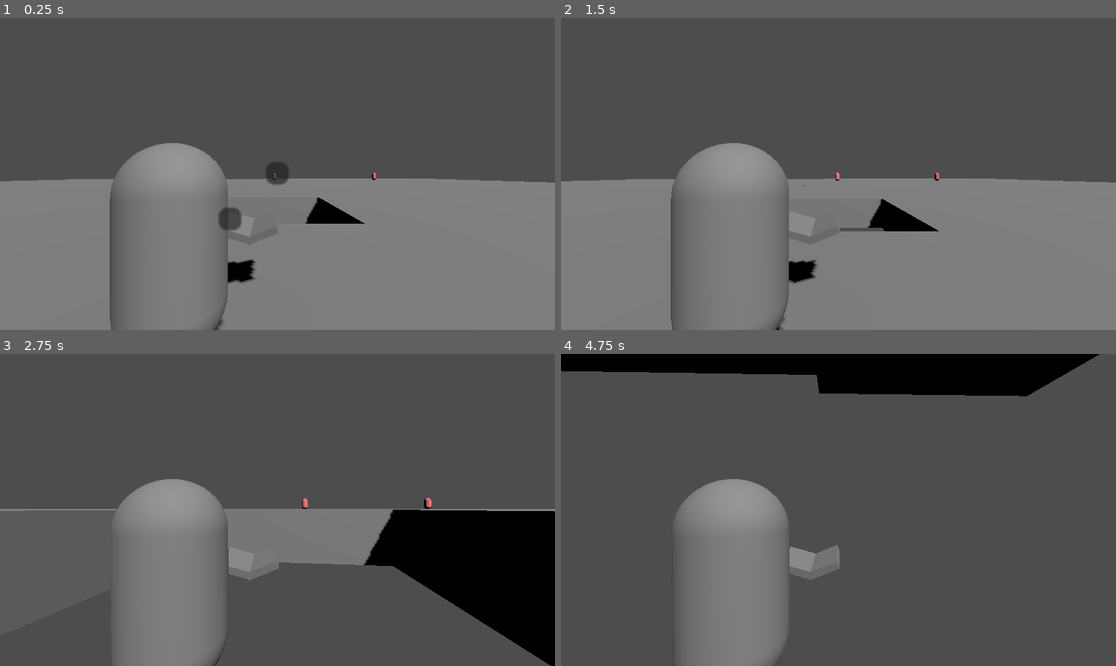
Above: before the commit, frames 1-4 (two rows, left to right).
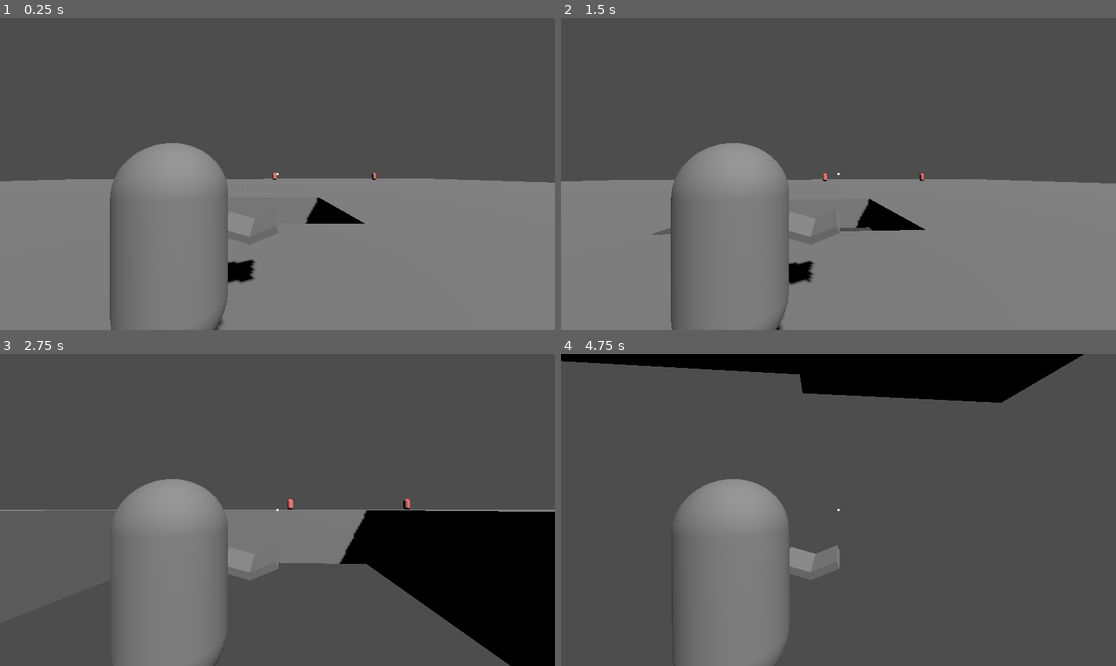
Above: after the commit, the same moments.

Repository: Tuocs/Project-Magic
Game: Godot game, scene res://Scenes/manual_cast_main.tscn
Same seed, same stepped clock (60 frames per second), same inputs: the game is played once before the commit and once after it. This scene is started directly instead of the project's main scene.
Inputs (mouse positions are in pixels of both pictures, inside the frame that each line leads up to):
- Up to frame 1 (0.25 s): no input
- Up to frame 2 (1.5 s): click (838, 174) at 0.52 s; tap Enter at 1.25 s; move the mouse to (866, 174) at 1.27 s; hold W (move_forward) from 1.28 s (still down); tap Alt (edit_magic) at 1.35 s
- Up to frame 3 (2.75 s): keep holding W (move_forward); tap Space (jump) at 1.52, 2.27 s; move the mouse to (249, 510) at 2.02 s; tap 2 (magic_aura) at 2.1 s
- Up to frame 4 (4.75 s): keep holding W (move_forward); move the mouse to (849, 503) at 2.77 s; tap 4 (magic_blast) at 2.85 s; move the mouse to (832, 516) at 3.52 s; click (832, 516) at 3.6 s; tap Space (jump) at 3.77, 4.52 s; move the mouse to (877, 513) at 4.27 s; tap 1 (magic_projectile) at 4.35 s

The runs differ from the first frame. In frame 1, 0.5% of the frame differs, in the area x 39-52%, y 46-69%; in frame 2, 0.9%; in frame 3, 3.1%, in the area x 0-100%, y 45-100%; in frame 4, 1.7%.

Commit message:
crosshair and visual fix

Diff:
--- a/Prefabs/manual_cast_ui.tscn
+++ b/Prefabs/manual_cast_ui.tscn
@@ -16,7 +16,23 @@
 edit_overlay = NodePath("Edit Overlay")
 crystals = [NodePath("Edit Overlay/Crystal")]
 
+[node name="ColorRect" type="ColorRect" parent="."]
+layout_mode = 1
+anchors_preset = 8
+anchor_left = 0.5
+anchor_top = 0.5
+anchor_right = 0.5
+anchor_bottom = 0.5
+offset_left = -2.0
+offset_top = -2.0
+offset_right = 2.0
+offset_bottom = 2.0
+grow_horizontal = 2
+grow_vertical = 2
+mouse_filter = 2
+
 [node name="Edit Overlay" type="Control" parent="."]
+visible = false
 layout_mode = 1
 anchors_preset = 15
 anchor_right = 1.0
--- a/Prefabs/quick_cast_ui.tscn
+++ b/Prefabs/quick_cast_ui.tscn
@@ -16,6 +16,21 @@
 edit_overlay = NodePath("Edit Overlay")
 crystals = [NodePath("Edit Overlay/Crystal")]
 auto_crystal = NodePath("Edit Overlay/Crystal")
+
+[node name="ColorRect" type="ColorRect" parent="."]
+layout_mode = 1
+anchors_preset = 8
+anchor_left = 0.5
+anchor_top = 0.5
+anchor_right = 0.5
+anchor_bottom = 0.5
+offset_left = -2.0
+offset_top = -2.0
+offset_right = 2.0
+offset_bottom = 2.0
+grow_horizontal = 2
+grow_vertical = 2
+mouse_filter = 2
 
 [node name="Edit Overlay" type="Control" parent="."]
 visible = false
